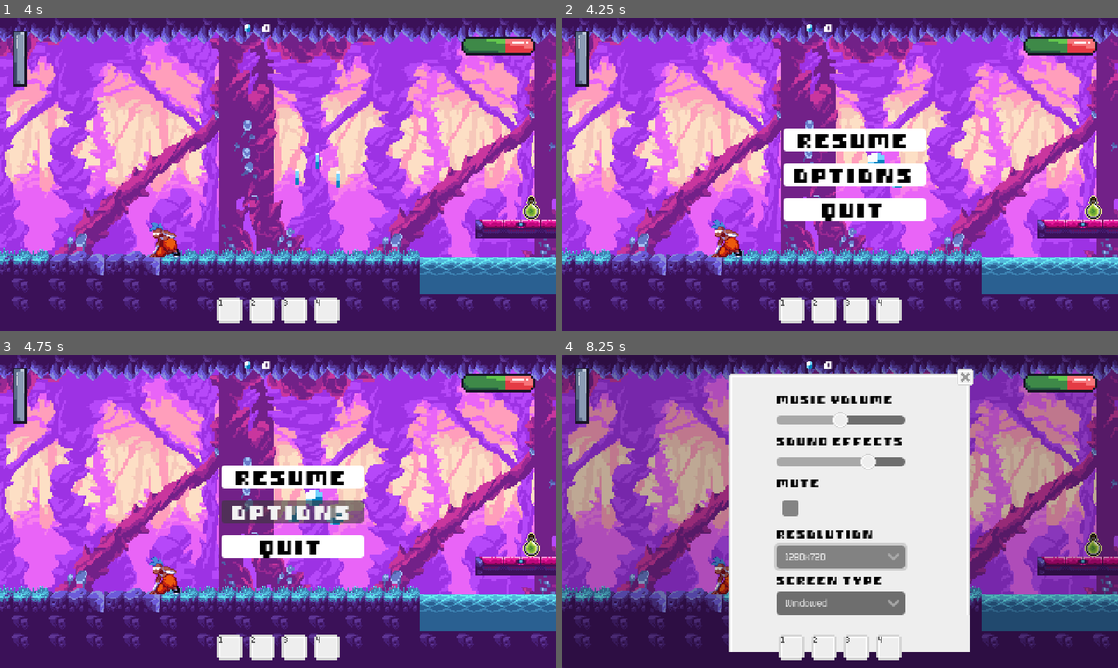
Above: before the commit, frames 1-4 (two rows, left to right).
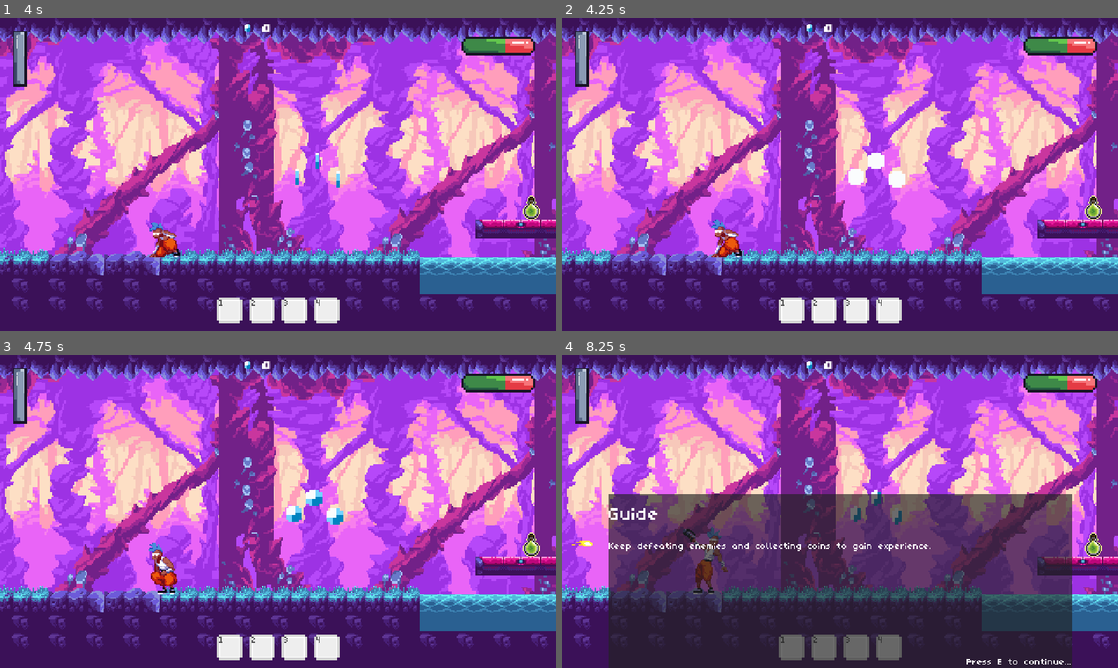
Above: after the commit, the same moments.

Repository: kahanscious/youtube-2d-platformer-series
Game: Godot game, scene res://scenes/levels/levels/level02.tscn
Same seed, same stepped clock (60 frames per second), same inputs: the game is played once before the commit and once after it. This scene is started directly instead of the project's main scene. Sound files missing from this copy of the repository are replaced by a short silence.
Inputs (mouse positions are in pixels of both pictures, inside the frame that each line leads up to):
- Up to frame 1 (4 s): tap Enter (ui_accept) at 0.5, 2.3 s; drag from (227, 309) to (528, 208) at 0.52 s; drag from (261, 309) to (528, 208) at 1.27 s; move the mouse to (294, 309) at 2.02 s; hold D (right) 2.03-2.75 s; hold Space (jump) 2.03-2.75 s; click (294, 309) at 2.17 s; drag from (328, 309) to (294, 177) at 2.77 s; move the mouse to (444, 221) at 3.52 s; hold A (left) from 3.53 s (still down); hold Shift (crouch) from 3.53 s (still down); tap Space (jump) at 3.77, 3.8 s
- Up to frame 2 (4.25 s): keep holding A (left); keep holding Shift (crouch); tap Space (jump) at 4.07 s; tap Escape (pause) at 4.15 s
- Up to frame 3 (4.75 s): release A (left) at 4.25 s; release Shift (crouch) at 4.25 s; drag from (111, 464) to (333, 514) at 4.27 s
- Up to frame 4 (8.25 s): move the mouse to (867, 511) at 5.02 s; hold A (left) 5.03-5.75 s; hold 2 (slot2) 5.03-5.75 s; click (867, 511) at 5.17 s; tap E (interact, bound only after the commit) at 5.3, 8 s; drag from (756, 433) to (873, 498) at 5.77 s; click (840, 555) at 6.5 s, where only the run before the commit has a clickable "1280x720"; move the mouse to (962, 495) at 7.27 s; hold D (right) 7.28-8 s; hold 4 (slot4) 7.28-8 s; tap Space (jump) at 7.52, 7.82 s; tap Enter (ui_accept) at 7.55 s; drag from (728, 527) to (1073, 611) at 8.02 s

Frame 1 is identical in both runs. In frame 2, 5.5% of the frame differs, in the area x 39-66%, y 35-65%; in frame 3, 6.1%; in frame 4, 85%, in the area x 0-100%, y 0-99%.

Commit message:
dialogue

Diff:
--- a/project.godot
+++ b/project.godot
@@ -95,10 +95,16 @@
 "events": [Object(InputEventKey,"resource_local_to_scene":false,"resource_name":"","device":-1,"window_id":0,"alt_press …(191 unchanged characters)…
 ]
 }
+interact={
+"deadzone": 0.5,
+"events": [Object(InputEventKey,"resource_local_to_scene":false,"resource_name":"","device":-1,"window_id":0,"alt_pressed":false,"shift_pressed":false,"ctrl_pressed":false,"meta_pressed":false,"pressed":false,"keycode":0,"physical_keycode":69,"key_label":0,"unicode":101,"location":0,"echo":false,"script":null)
+]
+}
 
 [layer_names]
 
 2d_physics/layer_1="player"
+2d_physics/layer_2="npc"
 2d_physics/layer_5="enemy"
 2d_physics/layer_9="ground"
 
--- a/scenes/levels/levels/level02.tscn
+++ b/scenes/levels/levels/level02.tscn
@@ -8,6 +8,7 @@
 [ext_resource type="PackedScene" uid="uid://cm4n8da1v451c" path="res://scenes/player/player_spawn.tscn" id="6_itqgm"]
 [ext_resource type="PackedScene" uid="uid://nlx74gs4rx42" path="res://scenes/collectibles/potion/health_potion.tscn" id="6_q6bu7"]
 [ext_resource type="PackedScene" uid="uid://ft3iewvmq0gd" path="res://scenes/levels/zones/water_zone.tscn" id="8_e6xts"]
+[ext_resource type="PackedScene" uid="uid://drj77cfwikm4t" path="res://scenes/npc/guide_npc.tscn" id="9_rlhg3"]
 
 [sub_resource type="RectangleShape2D" id="RectangleShape2D_5504i"]
 size = Vector2(157, 37)
@@ -51,7 +52,7 @@
 position = Vector2(447, 224)
 
 [node name="HealthPotion2" parent="." instance=ExtResource("6_q6bu7")]
-position = Vector2(624, 251)
+position = Vector2(573, 253)
 
 [node name="Coins" type="Node" parent="."]
 
@@ -70,3 +71,6 @@
 position = Vector2(431.5, 272.5)
 shape = SubResource("RectangleShape2D_5504i")
 debug_color = Color(0.639985, 0.524894, 0, 0.42)
+
+[node name="GuideNPC" parent="." instance=ExtResource("9_rlhg3")]
+position = Vector2(624, 257)
--- /dev/null
+++ b/scenes/npc/guide_npc.gd
@@ -0,0 +1,43 @@
+class_name GuideNPC extends NPC
+
+@onready var animation_player: AnimationPlayer = $AnimationPlayer
+
+
+func _ready() -> void:
+	super._ready()
+
+	animation_player.play("default")
+
+
+func get_dialogue_content() -> Array[Dictionary]:
+	if not PlayerManager.player.has_double_jump:
+		return [
+			{
+				"name": npc_name,
+				"text": "Welcome, traveler! I see you're just starting your journey."
+			},
+			{
+				"name": npc_name,
+				"text": "Keep defeating enemies and collecting coins to gain experience."
+			},
+			{
+				"name": npc_name,
+				"text": "Once you reach level 3, you'll unlock the ability to double jump!"
+			}
+		]
+	else:
+		return [
+			{"name": npc_name, "text": "Ah, you've learned to double jump! Well done!"},
+			{
+				"name": npc_name,
+				"text": "Try combining it with your regular abilities for better mobility."
+			},
+			{"name": npc_name, "text": "Good luck on your journey!"}
+		]
+
+
+func _on_dialogue_finished() -> void:
+	if PlayerManager.player.has_double_jump:
+		interactable = false
+	else:
+		interactable = true
--- /dev/null
+++ b/scenes/npc/guide_npc.tscn
@@ -0,0 +1,80 @@
+[gd_scene load_steps=8 format=3 uid="uid://drj77cfwikm4t"]
+
+[ext_resource type="Script" path="res://scenes/npc/guide_npc.gd" id="1_7wkeh"]
+[ext_resource type="Texture2D" uid="uid://b2ccklyi6flkw" path="res://assets/characters/main/npc.png" id="2_yecad"]
+[ext_resource type="FontFile" uid="uid://caysms6a3kyb7" path="res://assets/fonts/Bitty.ttf" id="3_wkioo"]
+
+[sub_resource type="Animation" id="Animation_aamno"]
+resource_name = "default"
+length = 0.5
+loop_mode = 1
+step = 0.1
+tracks/0/type = "value"
+tracks/0/imported = false
+tracks/0/enabled = true
+tracks/0/path = NodePath("Sprite2D:frame")
+tracks/0/interp = 1
+tracks/0/loop_wrap = true
+tracks/0/keys = {
+"times": PackedFloat32Array(0, 0.1, 0.2, 0.3, 0.4, 0.5),
+"transitions": PackedFloat32Array(1, 1, 1, 1, 1, 1),
+"update": 1,
+"values": [18, 19, 20, 21, 22, 23]
+}
+
+[sub_resource type="Animation" id="Animation_atin1"]
+length = 0.001
+tracks/0/type = "value"
+tracks/0/imported = false
+tracks/0/enabled = true
+tracks/0/path = NodePath("Sprite2D:frame")
+tracks/0/interp = 1
+tracks/0/loop_wrap = true
+tracks/0/keys = {
+"times": PackedFloat32Array(0),
+"transitions": PackedFloat32Array(1),
+"update": 1,
+"values": [18]
+}
+
+[sub_resource type="AnimationLibrary" id="AnimationLibrary_uw0xu"]
+_data = {
+"RESET": SubResource("Animation_atin1"),
+"default": SubResource("Animation_aamno")
+}
+
+[sub_resource type="RectangleShape2D" id="RectangleShape2D_xh2hm"]
+size = Vector2(99, 59)
+
+[node name="GuideNPC" type="CharacterBody2D"]
+script = ExtResource("1_7wkeh")
+npc_name = "Guide "
+
+[node name="Sprite2D" type="Sprite2D" parent="."]
+position = Vector2(0, -38)
+texture = ExtResource("2_yecad")
+hframes = 6
+vframes = 7
+frame = 18
+
+[node name="AnimationPlayer" type="AnimationPlayer" parent="."]
+libraries = {
+"": SubResource("AnimationLibrary_uw0xu")
+}
+autoplay = "default"
+
+[node name="CollisionShape2D" type="CollisionShape2D" parent="."]
+
+[node name="InteractionArea" type="Area2D" parent="."]
+
+[node name="CollisionShape2D" type="CollisionShape2D" parent="InteractionArea"]
+position = Vector2(0, -29.5)
+shape = SubResource("RectangleShape2D_xh2hm")
+
+[node name="CanvasLayer" type="CanvasLayer" parent="."]
+
+[node name="InteractionLabel" type="Label" parent="CanvasLayer"]
+offset_right = 40.0
+offset_bottom = 23.0
+theme_override_fonts/font = ExtResource("3_wkioo")
+theme_override_font_sizes/font_size = 16
--- /dev/null
+++ b/scenes/npc/npc.gd
@@ -0,0 +1,93 @@
+class_name NPC extends CharacterBody2D
+
+@onready var sprite_2d: Sprite2D = $Sprite2D
+@onready var interaction_area: Area2D = $InteractionArea
+@onready var interaction_label: Label = $CanvasLayer/InteractionLabel
+
+@export var npc_name: String = "NPC"
+@export var interaction_text: String = "Press E to talk"
+
+var direction: int = -1
+var interactable: bool = true
+var dialogue_ui: DialogueUI
+
+
+func _ready() -> void:
+	await get_tree().process_frame
+
+	interaction_label.hide()
+
+	interaction_area.body_entered.connect(_on_interaction_area_entered)
+	interaction_area.body_exited.connect(_on_interaction_area_exited)
+
+	dialogue_ui = get_node_or_null("/root/DialogueUI")
+	if not dialogue_ui:
+		dialogue_ui = preload("res://scenes/ui/dialogue/dialogue_ui.tscn").instantiate()
+		get_tree().root.add_child.call_deferred(dialogue_ui)
+
+
+func _process(_delta: float) -> void:
+	set_direction()
+
+
+func _unhandled_input(event: InputEvent) -> void:
+	if not interactable:
+		return
+
+	if event.is_action_pressed("interact"):
+		get_viewport().set_input_as_handled()
+		_handle_interaction()
+
+
+func _on_interaction_area_entered(body: Node2D) -> void:
+	if not body is Player or not interactable:
+		return
+
+	interaction_label.text = interaction_text
+
+	var viewport_rect: Rect2 = get_viewport_rect()
+	var camera_center: Vector2 = PlayerManager.player.player_camera.get_screen_center_position()
+	var screen_pos: Vector2 = global_position - camera_center + viewport_rect.size / 2
+	var label_pos: Vector2 = screen_pos
+
+	label_pos.y -= 80
+	label_pos.x -= interaction_label.size.x / 2
+
+	label_pos.x = clampf(label_pos.x, 0, viewport_rect.size.x - interaction_label.size.x)
+	label_pos.y = clampf(label_pos.y, 0, viewport_rect.size.y - interaction_label.size.y)
+
+	interaction_label.position = label_pos
+	interaction_label.show()
+
+
+func _on_interaction_area_exited(body: Node2D) -> void:
+	if body is Player:
+		interaction_label.hide()
+
+
+func set_direction() -> void:
+	if PlayerManager.player.position.x > position.x:
+		direction = -1
+	elif PlayerManager.player.position.x < position.x:
+		direction = 1
+
+	sprite_2d.flip_h = direction > 0
+
+
+func _handle_interaction() -> void:
+	if not interactable:
+		return
+
+	interactable = false
+	dialogue_ui.dialogue_finished.connect(_on_dialogue_finished, CONNECT_ONE_SHOT)
+	dialogue_ui.start_dialogue(get_dialogue_content())
+
+
+func _on_dialogue_finished() -> void:
+	interactable = true
+
+
+func get_dialogue_content() -> Array[Dictionary]:
+	return [
+		{"name": npc_name, "text": "Hello there!"}, {"name": npc_name, "text": "I'm a basic NPC."}
+	]
--- /dev/null
+++ b/scenes/npc/npc.tscn
@@ -0,0 +1,38 @@
+[gd_scene load_steps=3 format=3 uid="uid://b2padfn1d7kvm"]
+
+[ext_resource type="Script" path="res://scenes/npc/npc.gd" id="1_q8e8h"]
+[ext_resource type="FontFile" uid="uid://caysms6a3kyb7" path="res://assets/fonts/Bitty.ttf" id="2_65378"]
+
+[node name="NPC" type="CharacterBody2D"]
+collision_layer = 2
+collision_mask = 0
+script = ExtResource("1_q8e8h")
+
+[node name="Sprite2D" type="Sprite2D" parent="."]
+
+[node name="CollisionShape2D" type="CollisionShape2D" parent="."]
+
+[node name="InteractionArea" type="Area2D" parent="."]
+collision_layer = 2
+
+[node name="CollisionShape2D" type="CollisionShape2D" parent="InteractionArea"]
+
+[node name="CanvasLayer" type="CanvasLayer" parent="."]
+
+[node name="InteractionLabel" type="Label" parent="CanvasLayer"]
+visible = false
+custom_minimum_size = Vector2(200, 40)
+anchors_preset = 8
+anchor_left = 0.5
+anchor_top = 0.5
+anchor_right = 0.5
+anchor_bottom = 0.5
+offset_left = -100.0
+offset_top = -20.0
+offset_right = 100.0
+offset_bottom = 20.0
+grow_horizontal = 2
+grow_vertical = 2
+theme_override_fonts/font = ExtResource("2_65378")
+theme_override_font_sizes/font_size = 16
+horizontal_alignment = 1
--- /dev/null
+++ b/scenes/ui/dialogue/dialogue_ui.gd
@@ -0,0 +1,103 @@
+class_name DialogueUI extends CanvasLayer
+
+signal dialogue_finished
+
+@onready var dialogue_label: Label = $Panel/MarginContainer/VBoxContainer/DialogueLabel
+@onready var continue_label: Label = $Panel/MarginContainer/VBoxContainer/ContinueLabel
+@onready var name_label: Label = $Panel/MarginContainer/VBoxContainer/NameLabel
+@onready var panel: Panel = $Panel
+
+const CHAR_READ_RATE: float = 0.05
+const PUNCTUATION_PAUSE: float = 0.02
+
+var _current_dialogue: Array[Dictionary] = []
+var _current_page_index: int = 0
+var _is_dialogue_active: bool = false
+var _is_text_revealing: bool = false
+
+
+func _ready() -> void:
+	process_mode = Node.PROCESS_MODE_ALWAYS
+	hide_dialogue()
+
+	var pause_menu = get_node_or_null("/root/PauseMenu")
+	if pause_menu:
+		pause_menu.process_mode = Node.PROCESS_MODE_DISABLED
+
+
+func _unhandled_input(event: InputEvent) -> void:
+	if not _is_dialogue_active:
+		return
+
+	if event.is_action_pressed("ui_accept"):
+		get_viewport().set_input_as_handled()
+
+		if _is_text_revealing:
+			_finish_text_reveal()
+		else:
+			_try_advance_dialogue()
+
+
+func start_dialogue(dialogue_data: Array[Dictionary]) -> void:
+	_current_dialogue = dialogue_data
+	_current_page_index = 0
+	_is_dialogue_active = true
+
+	get_tree().paused = true
+
+	panel.show()
+	_show_current_page()
+
+
+func _show_current_page() -> void:
+	var page: Dictionary = _current_dialogue[_current_page_index]
+
+	name_label.text = page.get("name", "???")
+	dialogue_label.text = ""
+	continue_label.hide()
+
+	_reveal_text(page.get("text", ""))
+
+
+func _reveal_text(text: String) -> void:
+	_is_text_revealing = true
+
+	for i in range(text.length()):
+		dialogue_label.text = text.substr(0, i + 1)
+
+		var wait_time: float = CHAR_READ_RATE
+		if text[i] in [".", "!", "?", ","]:
+			wait_time = PUNCTUATION_PAUSE
+
+		await get_tree().create_timer(wait_time).timeout
+
+		if not _is_text_revealing:
+			break
+
+	_finish_text_reveal()
+
+
+func _finish_text_reveal() -> void:
+	dialogue_label.text = _current_dialogue[_current_page_index].get("text", "")
+	_is_text_revealing = false
+
+	continue_label.show()
+
+
+func _try_advance_dialogue() -> void:
+	_current_page_index += 1
+
+	if _current_page_index >= _current_dialogue.size():
+		hide_dialogue()
+	else:
+		_show_current_page()
+
+
+func hide_dialogue() -> void:
+	panel.hide()
+	_is_dialogue_active = false
+	_current_dialogue.clear()
+
+	get_tree().paused = false
+
+	dialogue_finished.emit()
--- /dev/null
+++ b/scenes/ui/dialogue/dialogue_ui.tscn
@@ -0,0 +1,58 @@
+[gd_scene load_steps=4 format=3 uid="uid://kbr4bdfmbi7o"]
+
+[ext_resource type="FontFile" uid="uid://caysms6a3kyb7" path="res://assets/fonts/Bitty.ttf" id="1_5jrdm"]
+[ext_resource type="Script" path="res://scenes/ui/dialogue/dialogue_ui.gd" id="1_gfo0e"]
+
+[sub_resource type="StyleBoxFlat" id="StyleBoxFlat_eb36a"]
+bg_color = Color(0.13, 0.13, 0.13, 0.66)
+
+[node name="DialogueUi" type="CanvasLayer"]
+script = ExtResource("1_gfo0e")
+
+[node name="Panel" type="Panel" parent="."]
+custom_minimum_size = Vector2(400, 150)
+anchors_preset = -1
+anchor_left = 0.5
+anchor_top = 1.0
+anchor_right = 0.5
+anchor_bottom = 1.0
+offset_left = -200.0
+offset_top = -150.0
+offset_right = 200.0
+grow_horizontal = 2
+grow_vertical = 0
+theme_override_styles/panel = SubResource("StyleBoxFlat_eb36a")
+
+[node name="MarginContainer" type="MarginContainer" parent="Panel"]
+layout_mode = 1
+anchors_preset = 15
+anchor_right = 1.0
+anchor_bottom = 1.0
+grow_horizontal = 2
+grow_vertical = 2
+
+[node name="VBoxContainer" type="VBoxContainer" parent="Panel/MarginContainer"]
+custom_minimum_size = Vector2(390, 0)
+layout_mode = 2
+theme_override_constants/separation = 10
+
+[node name="NameLabel" type="Label" parent="Panel/MarginContainer/VBoxContainer"]
+layout_mode = 2
+theme_override_fonts/font = ExtResource("1_5jrdm")
+theme_override_font_sizes/font_size = 32
+text = "NPC Name"
+
+[node name="DialogueLabel" type="Label" parent="Panel/MarginContainer/VBoxContainer"]
+custom_minimum_size = Vector2(370, 90)
+layout_mode = 2
+theme_override_fonts/font = ExtResource("1_5jrdm")
+theme_override_font_sizes/font_size = 16
+text = "This is some example text. This is some example text. This is some example text. This is some example text. This is some example text. This is some example text. This is some example text. This is some example text. "
+autowrap_mode = 2
+
+[node name="ContinueLabel" type="Label" parent="Panel/MarginContainer/VBoxContainer"]
+layout_mode = 2
+theme_override_fonts/font = ExtResource("1_5jrdm")
+theme_override_font_sizes/font_size = 16
+text = "Press E to continue..."
+horizontal_alignment = 2
Binary file added: assets/characters/main/npc.png
Not shown: 1 places in scenes/levels/levels/level02.tscn that only renumber resources
